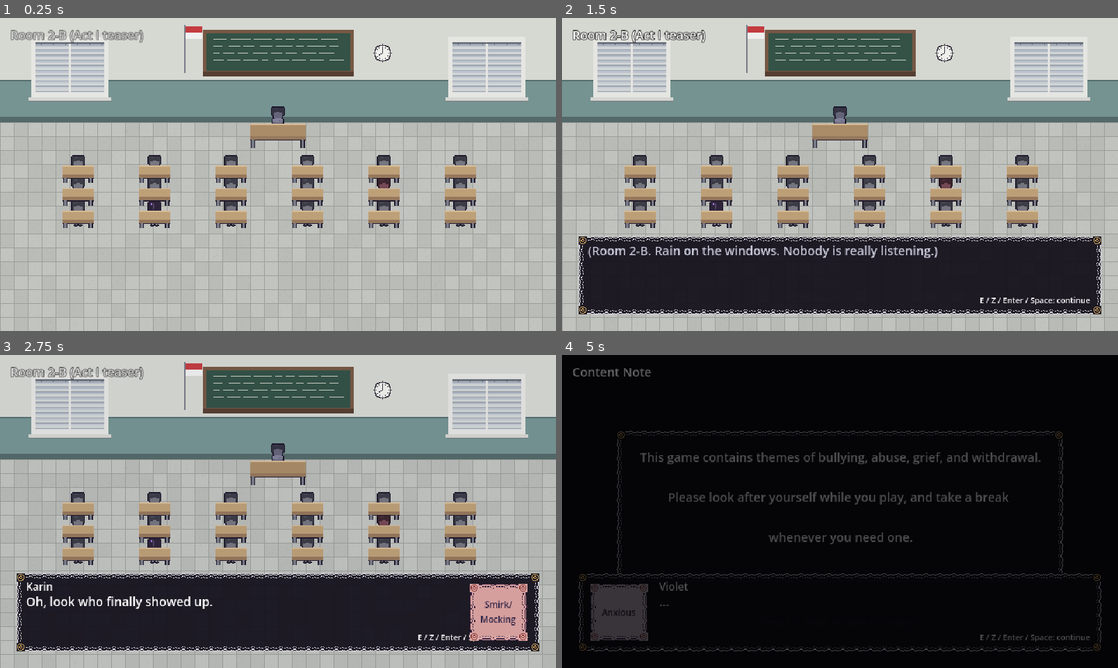
Above: before the commit, frames 1-4 (two rows, left to right).
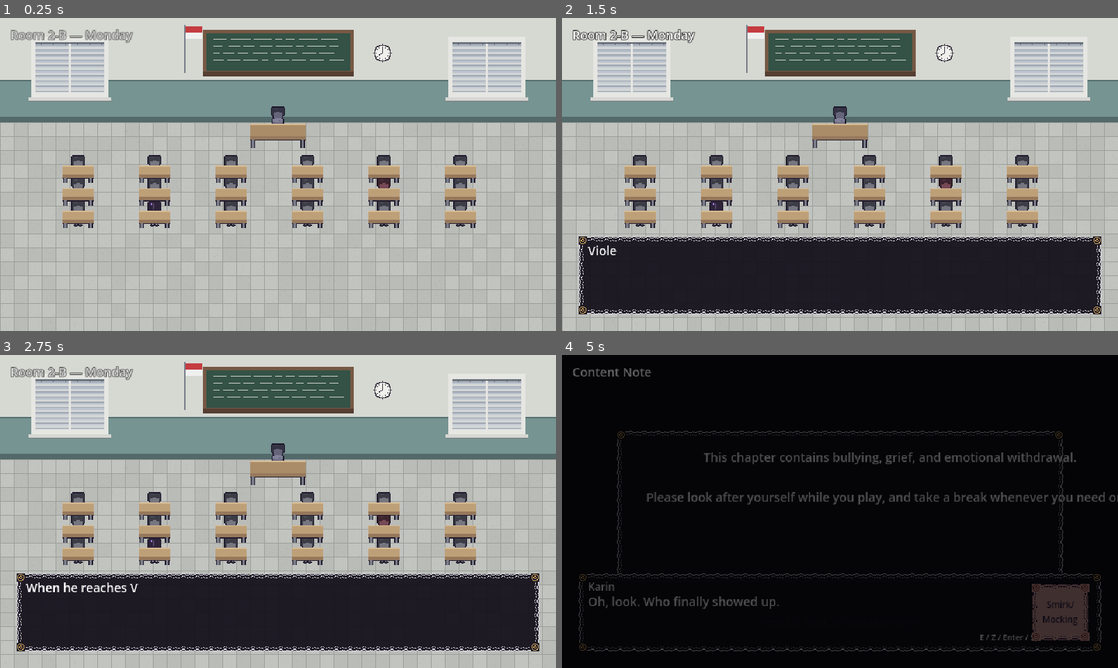
Above: after the commit, the same moments.

Repository: Altrospective/Violet-that-Blooms-in-Winter
Game: Godot game, scene res://school/room_2b_teaser.tscn
Two runs of this game, one before a commit and one after it. Both use one fixed random seed, a clock stepped at 60 frames per second and the inputs below. This scene is started directly instead of the project's main scene.
Inputs:
- Up to frame 1 (0.25 s): no input
- Up to frame 2 (1.5 s): tap Enter (ui_accept) at 0.5, 0.77 s; hold D (move_right) 0.53-1.28 s; tap E (interact) at 0.6, 1.35 s; hold S (move_down) from 1.28 s (still down)
- Up to frame 3 (2.75 s): tap Enter (ui_accept) at 1.52, 2 s; release S (move_down) at 2.03 s; hold D (move_right) from 2.03 s (still down); tap Z at 2.1 s; tap E (interact) at 2.3 s
- Up to frame 4 (5 s): release D (move_right) at 2.78 s; hold W (move_up) 2.78-3.53 s; tap Space at 2.85 s; tap Enter (ui_accept) at 3.02, 3.5, 3.77 s; tap E (interact) at 3.05, 3.8 s; hold A (move_left) 3.53-4.25 s; tap 1 at 3.6 s; tap Escape (pause) at 4.15 s; click "Restart demo" at 4.25 s

The runs differ from the first frame. In frame 1, 0.3% of the frame differs, in the area x 12-26%, y 3-8%; in frame 2, 1.4%; in frame 3, 2.9%; in frame 4, 6.0%, in the area x 4-100%, y 31-92%.

Commit message:
story

Diff:
--- a/home/violet_bedroom.gd
+++ b/home/violet_bedroom.gd
@@ -1,13 +1,12 @@
 extends Room
-## Prototype: Violet wakes up at home on a rainy morning. A short narrated wake-up,
-## then free movement around the bedroom. The door leads on to the next scene.
-## All narration text here is placeholder writing: edit WAKE_LINES and the
-## inspect_lines on each object in the scene.
+## Chapter One opens in Violet's bedroom on a rainy Monday morning.
 
 const WAKE_LINES: Array = [
-	{"type": "direction", "text": "Rain against the window. Grey light on the ceiling."},
-	{"type": "narration", "text": "The alarm has been ringing for a while."},
-	{"type": "narration", "text": "...Another Monday."},
+	{"type": "direction", "text": "6:40. Monday. Rain ticks against the louvred window."},
+	{"type": "narration", "text": "The alarm had been ringing long enough to visit the dream first."},
+	{"type": "narration", "text": "The fan turns. The house hums its familiar quiet."},
+	{"type": "narration", "text": "Five more minutes, I think. Then: No."},
+	{"type": "narration", "text": "The day will not start until I finish getting ready. I am in no hurry."},
 ]
 
 @onready var _bed_sleeper: Node2D = $World/BedSleeper
@@ -18,6 +17,9 @@
 	super._ready()
 	_build_rain()
 	var player: Player = get_node(player_path) as Player
+	if player == null:
+		push_error("VioletBedroom: no Player found at '%s'" % player_path)
+		return
 	player.hide()
 	player.movement_locked = true
 	await get_tree().create_timer(1.4).timeout
--- a/home/violet_bedroom.tscn
+++ b/home/violet_bedroom.tscn
@@ -62,14 +62,14 @@
 
 [node name="Wardrobe" parent="World" instance=ExtResource("3_iprop")]
 position = Vector2(44, 126)
-inspect_lines = PackedStringArray("Her school uniform hangs inside.")
+inspect_lines = PackedStringArray("My uniform hangs behind the wardrobe door.", "I ironed it last night. One thing I could finish early.")
 prompt_text = "Inspect: Uniform"
 sprite_texture = ExtResource("11_wardrobe")
 body_size = Vector2(36, 10)
 
 [node name="Bed" parent="World" instance=ExtResource("3_iprop")]
 position = Vector2(110, 170)
-inspect_lines = PackedStringArray("The blanket is still warm.", "...Five more minutes. No.")
+inspect_lines = PackedStringArray("The blanket is warm. Circles within circles, indigo and cream.", "Five more minutes. No.")
 prompt_text = "Inspect: Bed"
 sprite_texture = ExtResource("8_bed")
 body_size = Vector2(60, 16)
@@ -82,7 +82,7 @@
 
 [node name="Desk" parent="World" instance=ExtResource("3_iprop")]
 position = Vector2(545, 138)
-inspect_lines = PackedStringArray("Her sketchbook, closed.", "She doesn't open it.")
+inspect_lines = PackedStringArray("The sketchbook has a faded violet cover.", "I have not opened it since Friday. I put it in my bag anyway.")
 prompt_text = "Inspect: Sketchbook"
 sprite_texture = ExtResource("10_desk")
 body_size = Vector2(50, 12)
@@ -99,13 +99,13 @@
 [node name="WindowZone" parent="." instance=ExtResource("4_zone")]
 position = Vector2(320, 120)
 scale = Vector2(2.5, 1)
-inspect_lines = PackedStringArray("Rain again.", "The street looks like it's been erased with a grey pencil.")
+inspect_lines = PackedStringArray("Rain since Thursday. It runs down the louvres.", "The street looks erased with a grey pencil, and only half redrawn.")
 prompt_text = "Inspect: Window"
 
 [node name="DoorZone" parent="." instance=ExtResource("5_door")]
 position = Vector2(458, 120)
-inspect_lines = PackedStringArray("...School.")
-prompt_text = "Enter: School"
+inspect_lines = PackedStringArray("Rice and a cold egg wait under a plastic cover. I eat, rinse the plate, and put on my shoes.", "The bus is late. Wet shoes, rain on glass, the city smearing past.", "A few steps. A stop. Monday carries me to school.")
+prompt_text = "Leave for school"
 target_scene = "res://school/room_2b_teaser.tscn"
 
 [node name="WakeSpot" type="Marker2D" parent="."]
@@ -113,4 +113,4 @@
 
 [node name="GameHud" type="CanvasLayer" parent="."]
 script = ExtResource("14_hud")
-objective_text = "Look around, then head to school."
+objective_text = "Get ready, then leave for school. Inspect anything you like."
--- a/menu/content_note.gd
+++ b/menu/content_note.gd
@@ -5,7 +5,7 @@
 @export var scene_title: String = "Content Note"
 
 const NEXT_SCENE: String = "res://home/violet_bedroom.tscn"
-const NOTE_TEXT: String = "This game contains themes of bullying, abuse, grief, and withdrawal.\n\nPlease look after yourself while you play, and take a break \n\nwhenever you need one."
+const NOTE_TEXT: String = "This chapter contains bullying, grief, and emotional withdrawal.\n\nPlease look after yourself while you play, and take a break whenever you need one."
 
 var _prompt: Label
 var _time: float = 0.0
--- a/menu/demo_end.gd
+++ b/menu/demo_end.gd
@@ -24,8 +24,9 @@
 	add_child(frame)
 
 	add_child(_make_label("Demo Complete", 22, 100.0, Color(0.85, 0.8, 0.95)))
-	add_child(_make_label("Thank you for playing.", 14, 148.0, Color(0.8, 0.8, 0.9)))
-	add_child(_make_label("Violet that Blooms in Winter", 12, 200.0, Color(0.7, 0.62, 0.85)))
+	add_child(_make_label("Chapter One: Frost on the Glass", 12, 146.0, Color(0.8, 0.8, 0.9)))
+	add_child(_make_label("Thank you for playing.", 12, 168.0, Color(0.8, 0.8, 0.9)))
+	add_child(_make_label("This demo ends here.", 10, 200.0, Color(0.7, 0.62, 0.85)))
 	add_child(_make_label("Lucent Soulworks", 10, 218.0, Color(0.6, 0.6, 0.75)))
 
 	_prompt = _make_label("Press E, Z, Enter, or Space to return to the title", 10, 300.0, Color(0.7, 0.7, 0.8))
--- a/school/room_2b_teaser.gd
+++ b/school/room_2b_teaser.gd
@@ -1,85 +1,229 @@
 extends Node2D
-## Demo teaser for Act I: a short, non-interactive look at Room 2-B on a rainy Monday.
-## The dialogue is placeholder writing: edit LINES to taste. Ends on the demo end screen.
-
-@export var scene_title: String = "Room 2-B (Act I teaser)"
+## Chapter One: Room 2-B, the stairwell, and Violet's Monday evening.
+
+@export var scene_title: String = "Room 2-B — Monday"
 
 const NEXT_SCENE: String = "res://menu/demo_end.tscn"
-const DIM_SECONDS: float = 16.0
-
-const LINES: Array = [
-	{"type": "direction", "text": "Room 2-B. Rain on the windows. Nobody is really listening."},
+const DREAM_TEXTURE_PATH: String = "res://assets/backgrounds/menu_dream.png"
+const BEDROOM_TEXTURE_PATH: String = "res://assets/backgrounds/bedroom.png"
+const DESK_TEXTURE_PATH: String = "res://assets/props/desk.png"
+const STUDENT_TEXTURE_PATH: String = "res://assets/sprites/student_short.png"
+const VIOLET_TEXTURE_PATH: String = "res://assets/sprites/violet_sheet.png"
+
+const CLASSROOM_LINES: Array = [
+	{"type": "direction", "text": "The flag ceremony is cancelled. Rain fogs the windows of Room 2-B."},
+	{"type": "narration", "text": "Violet takes the back desk by the wall. Bag under the chair. Pencil case on the corner. Hands in her lap."},
 	{"speaker": "hendra", "portrait": "Tired/Indifferent", "text": "Attendance. Sit down. Quietly."},
-	{"speaker": "karin", "portrait": "Smirk/Mocking", "text": "Oh, look who finally showed up."},
-	{"speaker": "karin", "portrait": "Smirk/Mocking", "text": "Still not talking? Great.{pause=0.4} Nobody asked anyway."},
-	{"type": "direction", "text": "Everyone is looking. Violet's hands go cold."},
-	{"speaker": "violet", "portrait": "Anxious", "text": "...{pause=0.6}"},
-	{"speaker": "hendra", "portrait": "Tired/Indifferent", "text": "If you have a problem, write it down and hand in the form."},
-	{"type": "direction", "text": "Somewhere under the floor, something begins to crack."},
-]
-
+	{"type": "narration", "text": "When he reaches Violet's name, she answers: hadir. Mr. Hendra marks the folder without looking up."},
+	{"type": "direction", "text": "The door bangs open. Karin arrives late, with two friends behind her."},
+	{"speaker": "karin", "portrait": "Smirk/Mocking", "text": "Pak, we were at the canteen. It's raining. It's rude to be on time when it's raining."},
+	{"speaker": "karin", "portrait": "Smirk/Mocking", "text": "Oh, look. Who finally showed up."},
+	{"speaker": "karin", "portrait": "Smirk/Mocking", "text": "Hey, Violet. Still not talking? Great. Nobody asked anyway."},
+	{"type": "direction", "text": "Karin knocks the pencil case from the desk. Pencils scatter under the chairs."},
+	{"type": "narration", "text": "The room keeps making noise, but Violet feels it move to the other side of glass. Faces turn toward her, pale and empty."},
+	{"speaker": "hendra", "portrait": "Tired/Indifferent", "text": "Karin. Sit down."},
+	{"speaker": "karin", "portrait": "Smirk/Mocking", "text": "I am sitting down, Pak."},
+	{"type": "narration", "text": "Violet gathers her pencils one at a time. A hand appears beside hers, then is gone. One pencil rests by her shoe."},
+	{"type": "direction", "text": "Under the floor, something creaks like ice on a still night."},
+]
+
+const MEMORY_LINES: Array = [
+	{"type": "direction", "text": "The floor lets go. Violet stands on a frozen lake beneath a shell-pink sky."},
+	{"type": "narration", "text": "For a moment, nobody is looking. Her hands grow warm. Beneath the ice: a paper boat, a bus ticket, a lit kitchen window, a pair of small hands."},
+	{"type": "narration", "text": "Under her palm is a rainy bus window. Her mother's hand wraps around hers, thumb moving in a slow circle."},
+	{"speaker": "violet", "portrait": "Anxious", "text": "No. No, no, wait."},
+	{"type": "direction", "text": "A crack runs out from her palm. The bus window breaks and the memory sinks into the dark."},
+	{"type": "narration", "text": "Her palm remembers the warmth. It no longer remembers whose hand it was."},
+]
+
+const STAIRWELL_INTRO_LINES: Array = [
+	{"type": "narration", "text": "The classroom returns. Violet tries to remember what Mama used to hum on the bus. There is only an empty place where the song was."},
+	{"type": "narration", "text": "At break, the canteen is too loud. Violet goes to the stairwell window and watches rain cross the quad."},
+	{"type": "direction", "text": "Someone stops three steps down, leaving room between them."},
+]
+
+const REY_LINES: Array = [
+	{"speaker": "rey", "portrait": "Confused/Awkward", "text": "Hi. Violet, right? Sorry. You probably want to be left alone."},
+	{"type": "narration", "text": "Violet says nothing."},
+	{"speaker": "rey", "portrait": "Concerned", "text": "I saw your sketchbook on Friday. The window drawing, with the rain. It was really good. I just wanted you to know someone noticed."},
+	{"type": "narration", "text": "The words to tell him not to look are ready. Then Violet remembers the hand beside her in the classroom."},
+	{"speaker": "violet", "portrait": "Neutral/Quiet", "text": "...Was it you? The pencil."},
+	{"speaker": "rey", "portrait": "Confused/Awkward", "text": "Yeah. It rolled under my chair. I didn't want to make it a thing."},
+	{"type": "narration", "text": "Violet nods. It costs more than it should."},
+	{"speaker": "rey", "portrait": "Warm Smile", "text": "Okay. That's all. See you tomorrow?"},
+	{"type": "narration", "text": "She doesn't answer. She doesn't leave either. Rey gives a small wave and goes down the stairs."},
+]
+
+const EVENING_LINES: Array = [
+	{"type": "direction", "text": "That evening. Rain at the window. The fan turns above Violet's desk."},
+	{"type": "narration", "text": "For the first time since Friday, Violet opens the sketchbook. The rain-window drawing waits on the first page."},
+	{"type": "narration", "text": "On a clean page, she draws a hand resting on another hand on a bus seat. The drawing is not quite right. Something is missing."},
+	{"type": "narration", "text": "Underneath, she writes: Monday. Someone looked."},
+	{"type": "direction", "text": "She closes the book. The rain goes on."},
+]
+
+var _classroom_root: Node2D
+var _dream_root: Node2D
+var _stairwell_root: Node2D
+var _evening_root: Node2D
 var _dim: ColorRect
 
 
 func _ready() -> void:
+	InputActions.ensure_registered()
 	_build_classroom()
-
+	_build_dream()
+	_build_stairwell()
+	_build_evening()
+	_build_transition_overlay()
+
+	await get_tree().create_timer(0.7).timeout
+	await _play_lines(CLASSROOM_LINES)
+	await _show_only(_dream_root)
+	await _play_lines(MEMORY_LINES)
+	GameState.shatter_memory(&"monday_bus_hand")
+	await _show_only(_classroom_root)
+	await _play_lines(STAIRWELL_INTRO_LINES)
+	await _show_only(_stairwell_root)
+	await _play_lines(REY_LINES)
+	await _show_only(_evening_root)
+	await _play_lines(EVENING_LINES)
+	SceneManager.change_scene(NEXT_SCENE)
+
+
+func _play_lines(lines: Array) -> void:
+	Dialogue.start(lines)
+	await Dialogue.dialogue_finished
+
+
+func _show_only(target: Node2D) -> void:
+	await _fade_to(1.0)
+	_classroom_root.visible = target == _classroom_root
+	_dream_root.visible = target == _dream_root
+	_stairwell_root.visible = target == _stairwell_root
+	_evening_root.visible = target == _evening_root
+	await _fade_to(0.0)
+
+
+func _fade_to(alpha: float) -> void:
+	var tween: Tween = create_tween()
+	tween.tween_property(_dim, "color:a", alpha, 0.45)
+	await tween.finished
+
+
+func _build_transition_overlay() -> void:
 	_dim = ColorRect.new()
-	_dim.color = Color(0.1, 0.12, 0.22, 0.0)
+	_dim.color = Color(0.03, 0.04, 0.09, 0.0)
 	_dim.size = Vector2(640, 360)
 	_dim.mouse_filter = Control.MOUSE_FILTER_IGNORE
 	add_child(_dim)
 
-	await get_tree().create_timer(1.2).timeout
-	# The crowd's attention weighs on her: the room slowly darkens while the scene plays.
-	var tween: Tween = create_tween()
-	tween.tween_property(_dim, "color:a", 0.4, DIM_SECONDS)
-	Dialogue.start(LINES)
-	await Dialogue.dialogue_finished
-	tween.kill()
-	SceneManager.change_scene(NEXT_SCENE)
-
 
 func _build_classroom() -> void:
-	_add_sprite("res://assets/backgrounds/classroom.png", Vector2.ZERO, false)
-	# Teacher and desk at the front of the room.
-	_add_sprite("res://assets/sprites/student_short.png", Vector2(320, 132), true).modulate = Color(0.85, 0.85, 0.95)
-	_add_sprite("res://assets/props/teacher_desk.png", Vector2(320, 150), true)
-	# Students: a mostly faceless crowd looking out at us. Violet is in the back row,
-	# Karin is tinted red.
+	_classroom_root = Node2D.new()
+	add_child(_classroom_root)
+	_add_sprite(_classroom_root, "res://assets/backgrounds/classroom.png", Vector2.ZERO, false)
+	_add_sprite(_classroom_root, STUDENT_TEXTURE_PATH, Vector2(320, 132), true).modulate = Color(0.85, 0.85, 0.95)
+	_add_sprite(_classroom_root, "res://assets/props/teacher_desk.png", Vector2(320, 150), true)
 	for row: int in range(3):
 		for col: int in range(6):
 			var x: float = 90.0 + float(col) * 88.0
 			var y: float = 190.0 + float(row) * 26.0
 			if row == 2 and col == 1:
-				_add_violet(Vector2(x, y - 2.0))
+				_add_violet(_classroom_root, Vector2(x, y - 2.0), 1)
 			else:
-				var path: String = "res://assets/sprites/student_long.png" if (row + col) % 2 == 0 else "res://assets/sprites/student_short.png"
-				var student: Sprite2D = _add_sprite(path, Vector2(x, y - 2.0), true)
+				var path: String = "res://assets/sprites/student_long.png" if (row + col) % 2 == 0 else STUDENT_TEXTURE_PATH
+				var student: Sprite2D = _add_sprite(_classroom_root, path, Vector2(x, y - 2.0), true)
 				if row == 1 and col == 4:
 					student.modulate = Color(1.0, 0.62, 0.66)
-			_add_sprite("res://assets/props/school_desk.png", Vector2(x, y), true)
-
-
-func _add_violet(feet: Vector2) -> void:
+			_add_sprite(_classroom_root, "res://assets/props/school_desk.png", Vector2(x, y), true)
+
+
+func _build_dream() -> void:
+	_dream_root = Node2D.new()
+	_dream_root.visible = false
+	add_child(_dream_root)
+	_add_sprite(_dream_root, DREAM_TEXTURE_PATH, Vector2.ZERO, false)
+
+
+func _build_stairwell() -> void:
+	_stairwell_root = Node2D.new()
+	_stairwell_root.visible = false
+	add_child(_stairwell_root)
+	# TODO: replace this shape-based stairwell with final environment art.
+	_add_rect(_stairwell_root, Vector2.ZERO, Vector2(640, 360), Color(0.33, 0.38, 0.43))
+	_add_rect(_stairwell_root, Vector2(414, 34), Vector2(172, 132), Color(0.72, 0.79, 0.82))
+	_add_rect(_stairwell_root, Vector2(422, 42), Vector2(156, 116), Color(0.56, 0.67, 0.73))
+	for slat: int in range(7):
+		_add_rect(_stairwell_root, Vector2(422, 48 + slat * 16), Vector2(156, 3), Color(0.8, 0.84, 0.84))
+	_add_rect(_stairwell_root, Vector2(0, 304), Vector2(640, 56), Color(0.42, 0.43, 0.45))
+	for step: int in range(7):
+		_add_rect(_stairwell_root, Vector2(24 + step * 73, 280 - step * 27), Vector2(80, 28), Color(0.49, 0.51, 0.52))
+	_add_line(_stairwell_root, PackedVector2Array([Vector2(12, 118), Vector2(206, 118), Vector2(334, 250), Vector2(590, 250)]), Color(0.75, 0.77, 0.76), 3.0)
+	_add_violet(_stairwell_root, Vector2(320, 248), 0)
+	_add_sprite(_stairwell_root, STUDENT_TEXTURE_PATH, Vector2(396, 222), true).modulate = Color(0.91, 0.78, 0.6)
+
+
+func _build_evening() -> void:
+	_evening_root = Node2D.new()
+	_evening_root.visible = false
+	add_child(_evening_root)
+	_add_sprite(_evening_root, BEDROOM_TEXTURE_PATH, Vector2.ZERO, false)
+	_add_rect(_evening_root, Vector2.ZERO, Vector2(640, 360), Color(0.12, 0.12, 0.22, 0.4))
+	_add_sprite(_evening_root, DESK_TEXTURE_PATH, Vector2(545, 138), true)
+	# TODO: replace the paper and line drawing with the finished sketchbook art.
+	_add_rect(_evening_root, Vector2(531, 112), Vector2(24, 30), Color(0.91, 0.86, 0.73))
+	_add_line(_evening_root, PackedVector2Array([Vector2(536, 121), Vector2(544, 116), Vector2(550, 124), Vector2(544, 132)]), Color(0.31, 0.28, 0.4), 1.0)
+	_add_violet(_evening_root, Vector2(492, 183), 2)
+
+
+func _add_rect(parent: Node2D, pos: Vector2, size: Vector2, color: Color) -> ColorRect:
+	var rect: ColorRect = ColorRect.new()
+	rect.position = pos
+	rect.size = size
+	rect.color = color
+	rect.mouse_filter = Control.MOUSE_FILTER_IGNORE
+	parent.add_child(rect)
+	return rect
+
+
+func _add_line(parent: Node2D, points: PackedVector2Array, color: Color, width: float) -> Line2D:
+	var line: Line2D = Line2D.new()
+	line.points = points
+	line.default_color = color
+	line.width = width
+	line.antialiased = false
+	parent.add_child(line)
+	return line
+
+
+func _add_violet(parent: Node2D, feet: Vector2, row: int) -> Sprite2D:
 	var sprite: Sprite2D = Sprite2D.new()
-	sprite.texture = load("res://assets/sprites/violet_sheet.png") as Texture2D
+	var texture: Texture2D = load(VIOLET_TEXTURE_PATH) as Texture2D
+	if texture == null:
+		push_error("Room2B: missing Violet sprite '%s'" % VIOLET_TEXTURE_PATH)
+		return sprite
+	sprite.texture = texture
 	sprite.hframes = 3
 	sprite.vframes = 4
-	sprite.frame_coords = Vector2i(0, 1)  # facing the board
+	sprite.frame_coords = Vector2i(0, row)
 	sprite.centered = false
 	sprite.offset = Vector2(-12, -32)
 	sprite.position = feet
-	add_child(sprite)
-
-
-func _add_sprite(path: String, pos: Vector2, feet_origin: bool) -> Sprite2D:
+	parent.add_child(sprite)
+	return sprite
+
+
+func _add_sprite(parent: Node2D, path: String, pos: Vector2, feet_origin: bool) -> Sprite2D:
 	var sprite: Sprite2D = Sprite2D.new()
 	var texture: Texture2D = load(path) as Texture2D
+	if texture == null:
+		push_error("Room2B: missing scene art '%s'" % path)
+		return sprite
 	sprite.texture = texture
 	sprite.centered = false
 	sprite.position = pos
 	if feet_origin:
 		sprite.offset = Vector2(-texture.get_width() * 0.5, -float(texture.get_height()))
-	add_child(sprite)
+	parent.add_child(sprite)
 	return sprite
Not shown, added: core/ui/game_hud.gd.uid
Not shown, added: core/ui/pause_menu.gd.uid
Not shown, changed: ITCH_EXPORT.md
